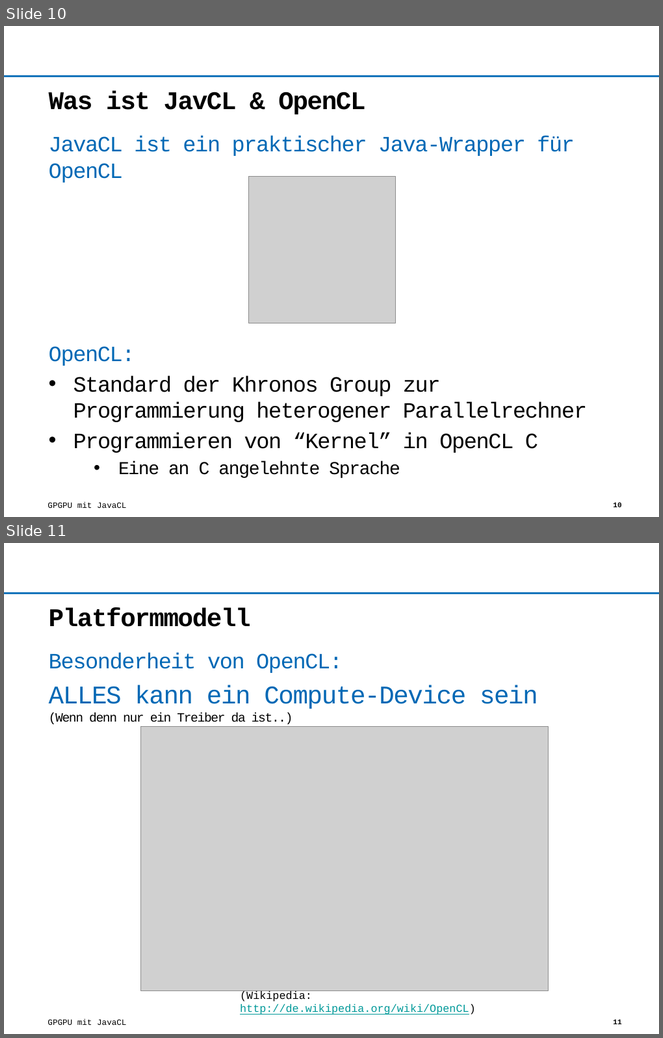
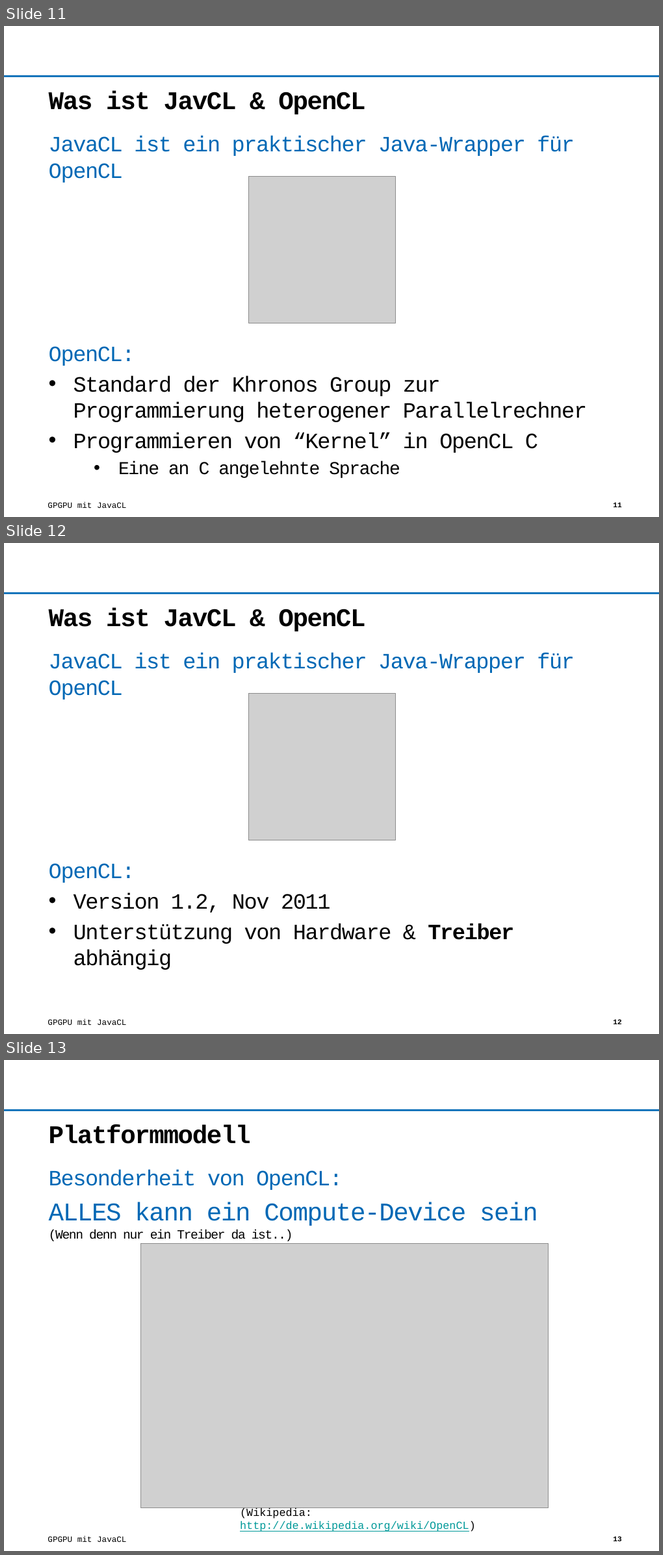
Before and after one commit to Wumpf/javaclpres, a slide deck: opencl.pptx. Shown one above the other, each under a label of ours: slides 10 and 11 before the commit, slides 11, 12 and 13 after it. The pictures are 663x1038 and 663x1555 pixels, drawn with LibreOffice and Linux fonts; fonts in the diff are those of the drawing; grey boxes stand for pictures; background and template pictures are left out. Boxes give left, top, right and bottom in pixels: in the first picture for what was removed or moved away, otherwise in the second. Text is boxed around its words. In the diff, an @@ line names an element or a change of style, - is before the commit and + after.

```diff
--- a/opencl.pptx
+++ b/opencl.pptx
@@ slide 12 added at bbox=[4, 543, 659, 1034], background #FFFFFF; not listed: 3 template elements that a slide beside it also shows @@
@@ title added at bbox=[49, 608, 365, 631], 28 pt, text #000000, bold @@
+Was ist JavCL & OpenCL
@@ text added at bbox=[49, 653, 575, 970], 24 pt, text #000000 @@
+JavaCL ist ein praktischer Java-Wrapper für OpenCL
+OpenCL:
+• Version 1.2, Nov 2011
+• Unterstützung von Hardware & Treiber abhängig
@@ picture added at bbox=[249, 694, 396, 841] @@
@@ what was slide 10 is now slide 11 @@
@@ page number at bbox=[613, 502, 622, 508]: text changed @@
-10
+11
@@ what was slide 11 is now slide 13 @@
@@ page number at bbox=[613, 1536, 622, 1542]: text changed @@
-11
+13
```
Also in this commit, not shown: 2 slides changed, 2 other slides added, 1 slide removed.
